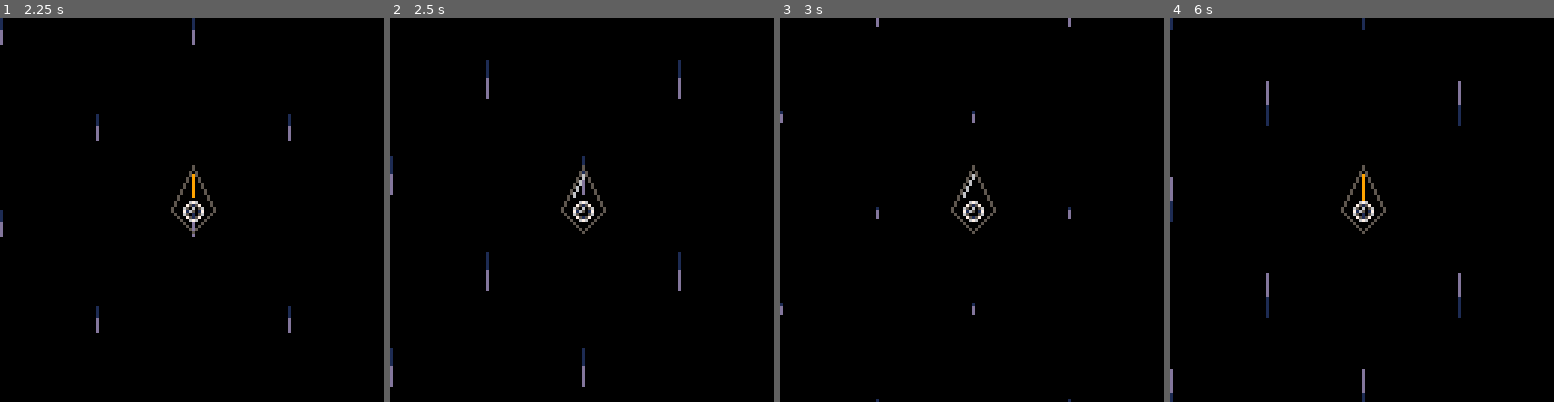
Above: before the commit, frames 1-4 (left to right).
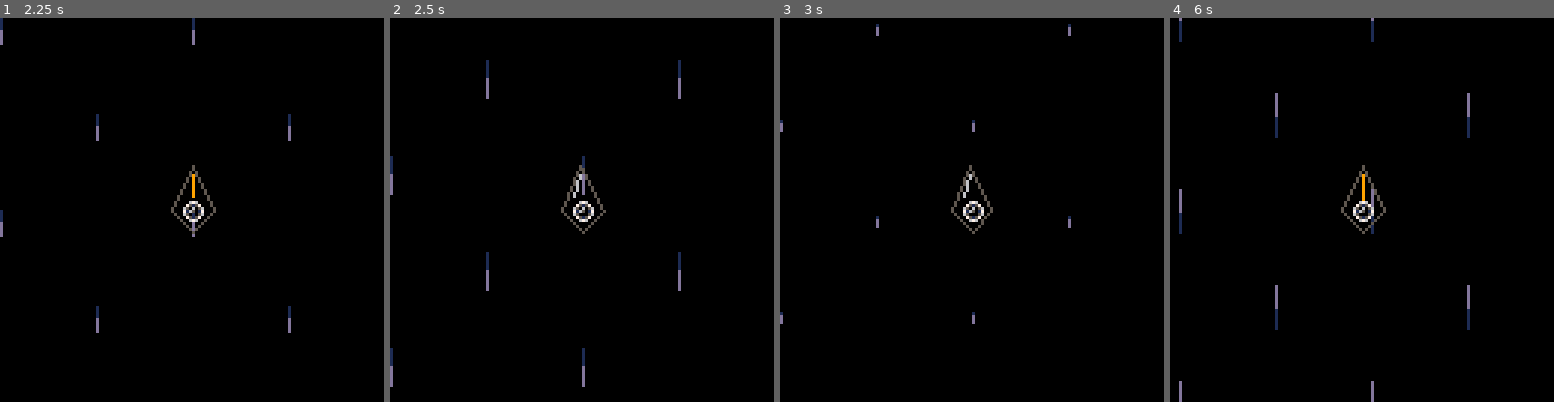
Above: after the commit, the same moments.

Repository: adparadise/pico8-games
Game: PICO-8 cartridge proam.p8
Same seed, same stepped clock (60 frames per second), same inputs: the game is played once before the commit and once after it.
Inputs:
- Up to frame 1 (2.25 s): hold Right 1.6-2.1 s; hold Up from 2.15 s (still down)
- Up to frame 2 (2.5 s): release Up at 2.42 s; hold Right from 2.47 s (still down)
- Up to frame 3 (3 s): keep holding Right
- Up to frame 4 (6 s): release Right at 3.03 s; hold Left 3.08-3.58 s; hold Down 3.63-3.97 s; hold Right 4.02-4.68 s; hold Up 4.73-5.03 s; hold Left 5.08-5.68 s; hold Down from 5.73 s (still down)

Frame 1 is identical in both runs. In frame 2, 0.2% of the frame differs, in the area x 46-57%, y 38-50%; in frame 3, 0.7%; in frame 4, 1.4%, in the area x 0-79%, y 0-100%.

Commit message:
start of turning friction

Diff:
--- a/proam.p8
+++ b/proam.p8
@@ -24,6 +24,7 @@
   p.rocket_y=12
   p.rocket_t=0
   p.rocket_t_turn=-0.05
+  p.rocket_t_zero=0
   p.rocket_f=0
   p.rocket_f_on=15
   return p
@@ -116,14 +117,21 @@
   local fx=0
   local fy=0
   local momentum_a=0
+  local rx=cos(p.rocket_t+p.t)
+  local ry=sin(p.rocket_t+p.t)
+  local rt=sin(p.rocket_t)
 
   if p.rocket_f != 0 then
-    local rx=cos(p.rocket_t+p.t)
-    local ry=sin(p.rocket_t+p.t)
-    local rt=sin(p.rocket_t)
-    fx=p.rocket_f*rx
-    fy=p.rocket_f*ry
-    momentum_a=-rt*p.rocket_f*p.rocket_y
+    fx+=p.rocket_f*rx
+    fy+=p.rocket_f*ry
+    momentum_a+=-rt*p.rocket_f*p.rocket_y
+  end
+
+  if p.rocket_f == 0 and p.rocket_t != p.rocket_t_zero then
+    fx+=p.vx*rx*p.f_friction
+    fy+=p.vy*ry*p.f_friction
+    local speed = sqrt(p.vx*p.vx+p.vy*p.vy)
+    momentum_a+=-rt*speed*p.f_friction*p.rocket_y
   end
 
   p.vx+=fx/p.mass
